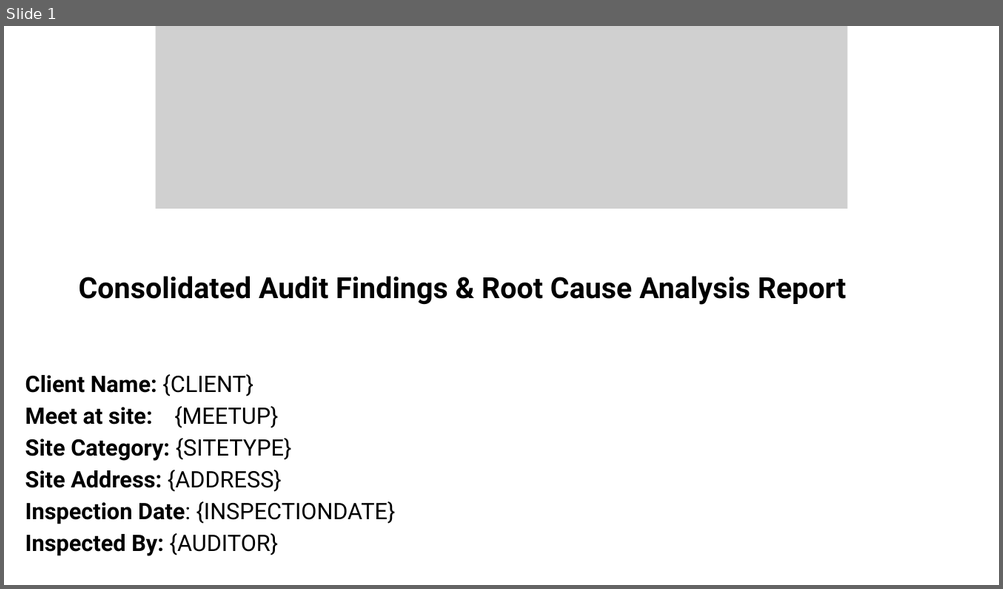
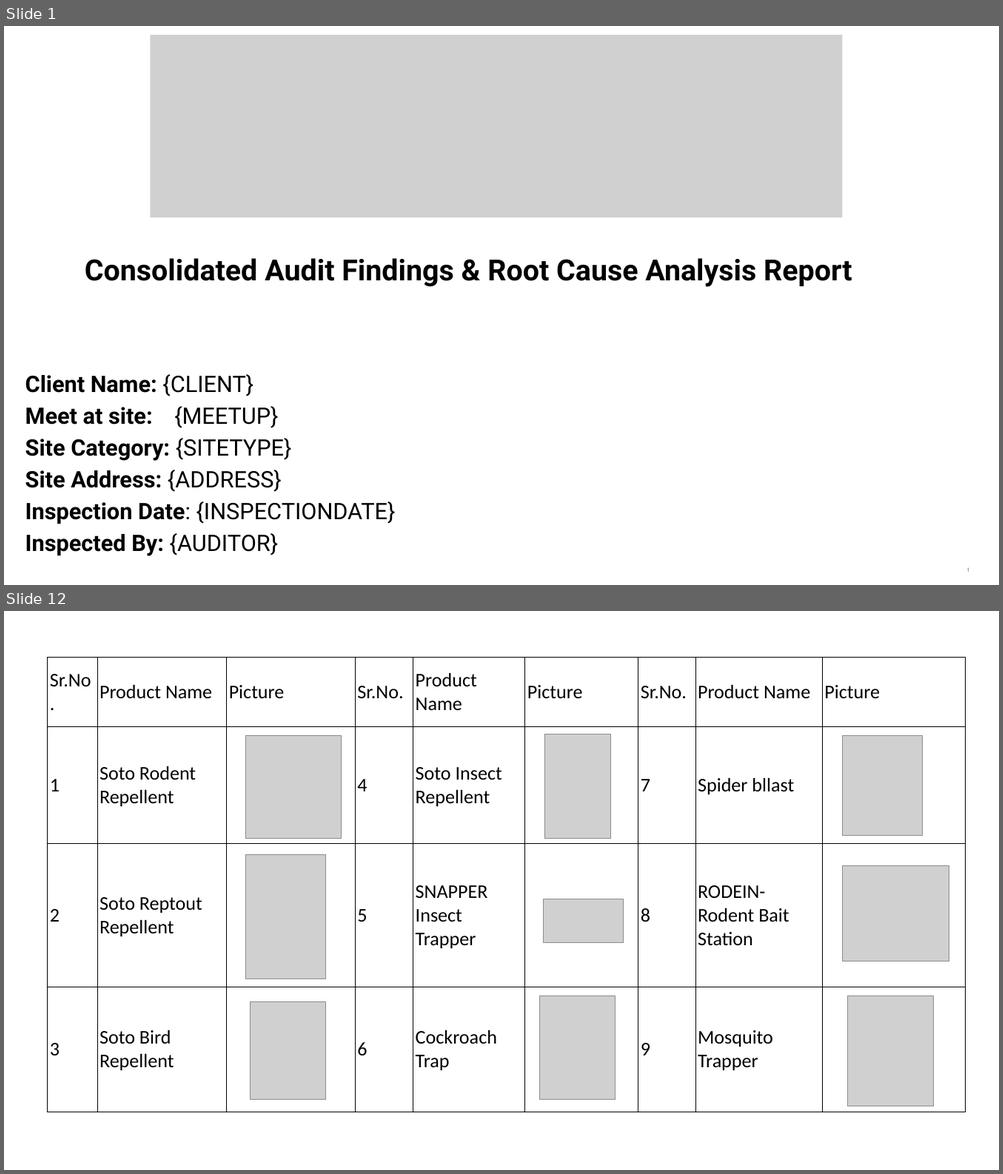
Before and after one commit to epcorn/Pestxz, a slide deck: tmp/client.pptx. Shown one above the other, each under a label of ours: slide 1 before the commit, slides 1 and 12 after it; the slides between them are not shown. The pictures are 1003x589 and 1003x1174 pixels, drawn with LibreOffice and Linux fonts; fonts in the diff are those of the drawing; grey boxes stand for pictures. Boxes give left, top, right and bottom in pixels: in the first picture for what was removed or moved away, otherwise in the second. Text is boxed around its words. In the diff, an @@ line names an element or a change of style, - is before the commit and + after.

```diff
--- a/tmp/client.pptx
+++ b/tmp/client.pptx
@@ slide 12 added at [4,611,999,1170], background #FFFFFF @@
@@ table added at [48,657,965,1112], 4 rows, 9 columns @@
+Sr.No. | Product Name | Picture | Sr.No. | Product Name | Picture | Sr.No. | Product Name | Picture
+1 | Soto Rodent Repellent |  | 4 | Soto Insect Repellent |  | 7 | Spider bllast | 
+2 | Soto Reptout Repellent |  | 5 | SNAPPER Insect Trapper |  | 8 | RODEIN- Rodent Bait Station | 
+3 | Soto Bird Repellent |  | 6 | Cockroach Trap |  | 9 | Mosquito Trapper | 
@@ picture added at [245,735,341,838] @@
@@ picture added at [544,735,609,839] @@
@@ picture added at [842,735,922,835] @@
@@ picture added at [245,854,325,979] @@
@@ picture added at [842,866,948,962] @@
@@ picture added at [543,900,623,943] @@
@@ picture added at [250,1002,325,1099] @@
@@ picture added at [540,997,615,1099] @@
@@ picture added at [848,997,933,1106] @@
@@ slide 1 changed as well @@
@@ picture: place and size @@
-picture at [155,26,847,209]
+picture at [151,35,842,218]
@@ text "Consolidated Audit Findings & Root ...": place and size @@
-text "Consolidated Audit Findings & Root ..." at [79,276,845,305]
+text "Consolidated Audit Findings & Root ..." at [85,258,851,287]
```
Also in this commit, not shown: 3 other slides changed, 10 other slides added, 11 slides removed, 3 other files.
